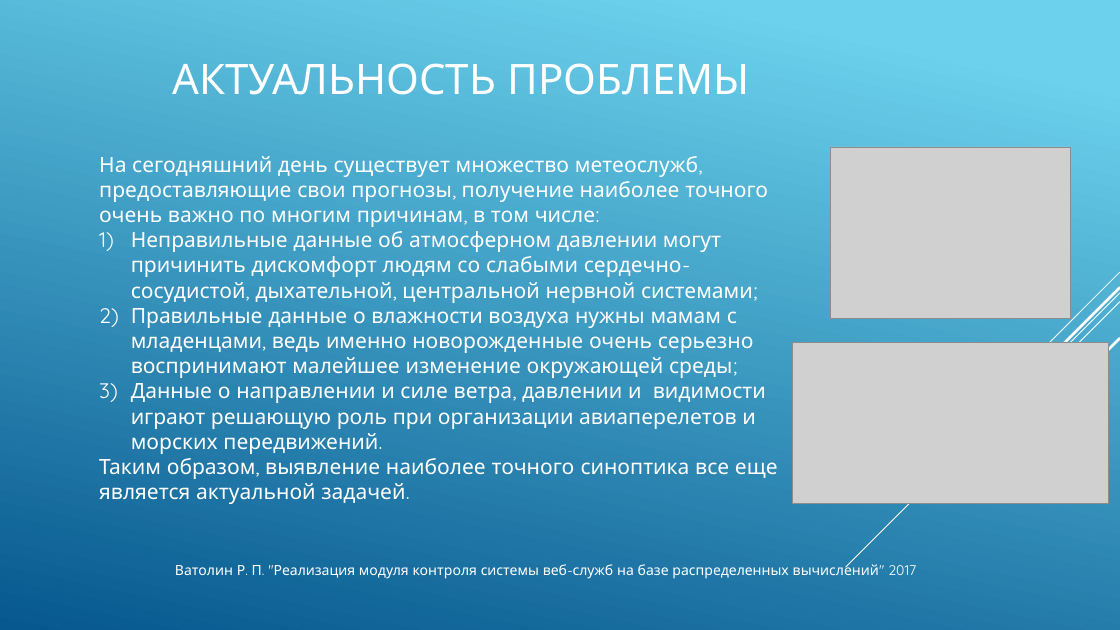
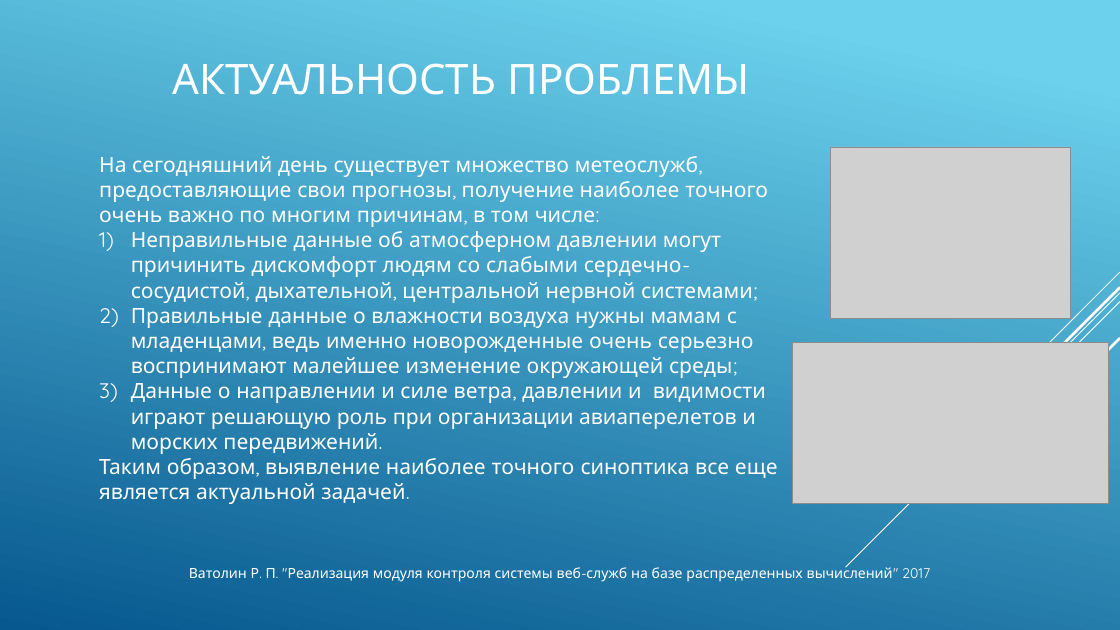
Before and after one commit to vatolinrp/weather-analyzer, a slide deck: slide 2 of docs/VatolinRP.pptx. Drawn at 1120x630 pixels with LibreOffice and Linux fonts; fonts in the diff are those of the drawing; grey boxes stand for pictures. Boxes give left, top, right and bottom in pixels: in the first picture for what was removed or moved away, otherwise in the second. Text is boxed around its words. In the diff, an @@ line names an element or a change of style, - is before the commit and + after.

```diff
--- a/docs/VatolinRP.pptx
+++ b/docs/VatolinRP.pptx
@@ text "Ватолин Р. П. "Реализация модуля ...": place and size @@
-text "Ватолин Р. П. "Реализация модуля ..." at box(175, 561, 916, 579)
+text "Ватолин Р. П. "Реализация модуля ..." at box(189, 565, 930, 582)
@@ text "Ватолин Р. П. "Реализация модуля ..." at box(189, 565, 930, 582): alignment left to centre @@
```
Also in this commit, not shown: 11 other slides changed.
